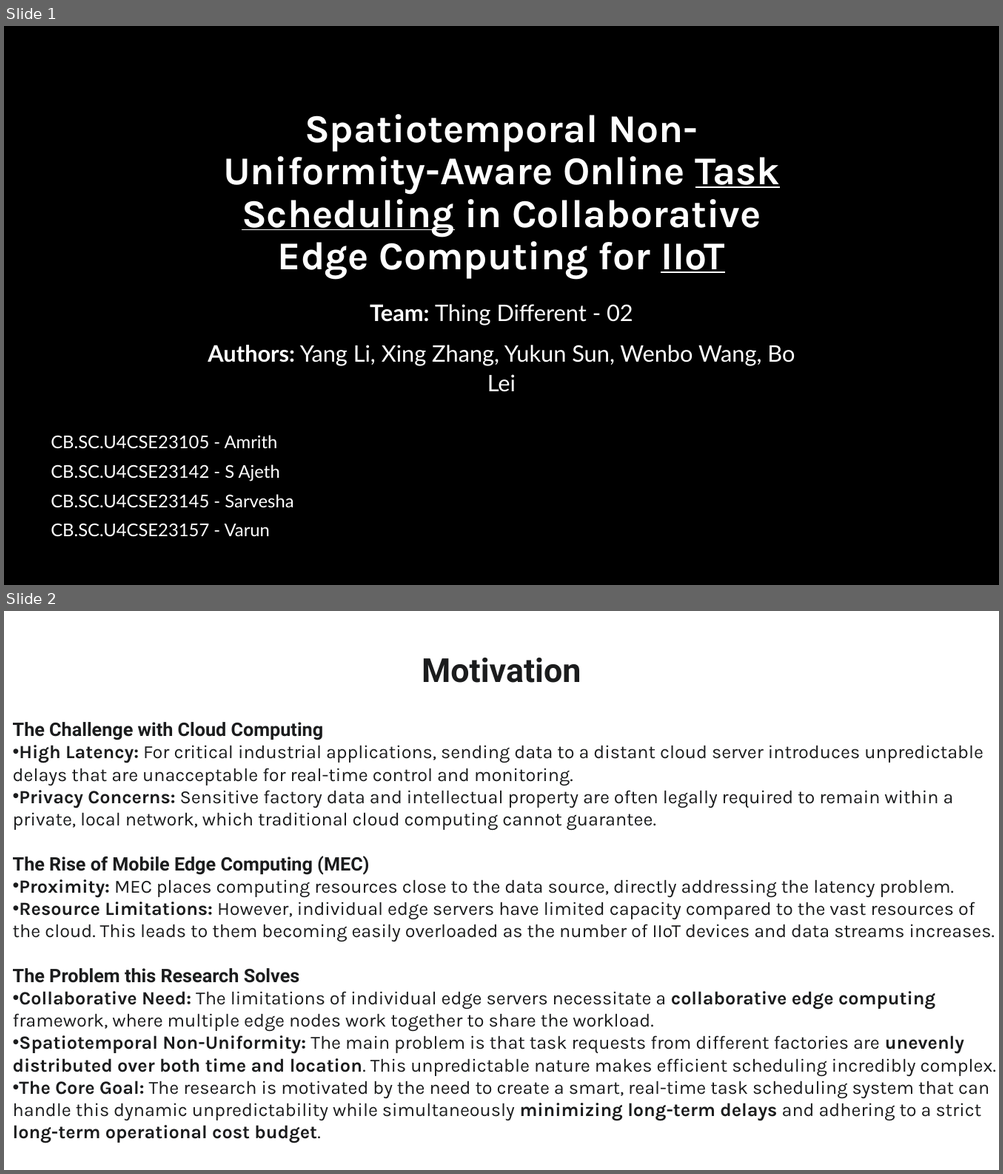
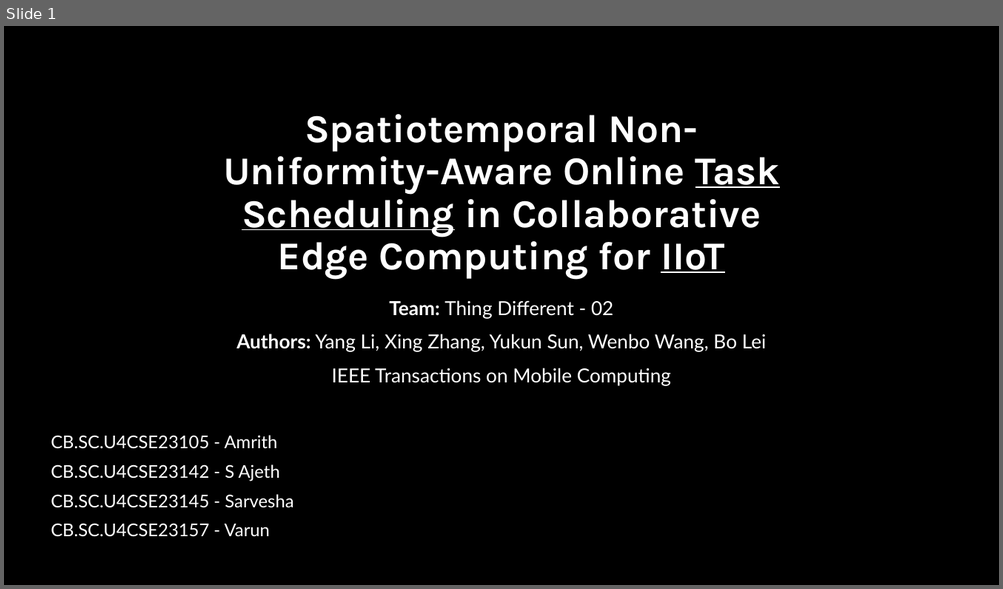
Before and after one commit to 23CSE362-edge-computing-2025-26-odd/capstone-project-02-thingdifferent, a slide deck: Document/Thing Differnet-02 Edge Computing Review 1.pptx. Shown one above the other, each under a label of ours: slides 1 and 2 before the commit, slide 1 after it. The pictures are 1003x1174 and 1003x589 pixels, drawn with LibreOffice and Linux fonts; fonts in the diff are those of the drawing; background and template pictures are left out. Boxes give left, top, right and bottom in pixels: in the first picture for what was removed or moved away, otherwise in the second. Text is boxed around its words. In the diff, an @@ line names an element or a change of style, - is before the commit and + after.

```diff
--- a/Document/Thing Differnet-02 Edge Computing Review 1.pptx
+++ b/Document/Thing Differnet-02 Edge Computing Review 1.pptx
@@ slide 2 removed at [4, 611, 999, 1170], background #FFFFFF @@
@@ text removed at [421, 658, 580, 683] @@
-Motivation
@@ text removed at [13, 722, 996, 1144] @@
-The Challenge with Cloud Computing
-• High Latency: For critical industrial applications, sending data to a distant cloud server introduces unpredictable delays that are unacceptable for real-time control and monitoring.
-• Privacy Concerns: Sensitive factory data and intellectual property are often legally required to remain within a private, local network, which traditional cloud computing cannot guarantee.
-The Rise of Mobile Edge Computing (MEC)
-• Proximity: MEC places computing resources close to the data source, directly addressing the latency problem.
-• Resource Limitations: However, individual edge servers have limited capacity compared to the vast resources of the cloud. This leads to them becoming easily overloaded as the number of IIoT devices and data streams increases.
-The Problem this Research Solves
-• Collaborative Need: The limitations of individual edge servers necessitate a collaborative edge computing framework, where multiple edge nodes work together to share the workload.
-• Spatiotemporal Non-Uniformity: The main problem is that task requests from different factories are unevenly distributed over both time and location. This unpredictable nature makes efficient scheduling incredibly complex.
-• The Core Goal: The research is motivated by the need to create a smart, real-time task scheduling system that can handle this dynamic unpredictability while simultaneously minimizing long-term delays and adhering to a strict long-term operational cost budget.
@@ slide 1 changed as well @@
@@ subtitle at [236, 301, 766, 352]: size 22 to 18.7 pt in "Team: Thing Different - 02", "Authors: Yang Li, Xing Zhang, Yukun Sun, ..."; line spacing 1.1 to 1 @@
@@ subtitle at [332, 368, 671, 386]: paragraph added @@
+IEEE Transactions on Mobile Computing
```
Also in this commit, not shown: 9 other slides changed, 2 slides added, 3 other slides removed.
